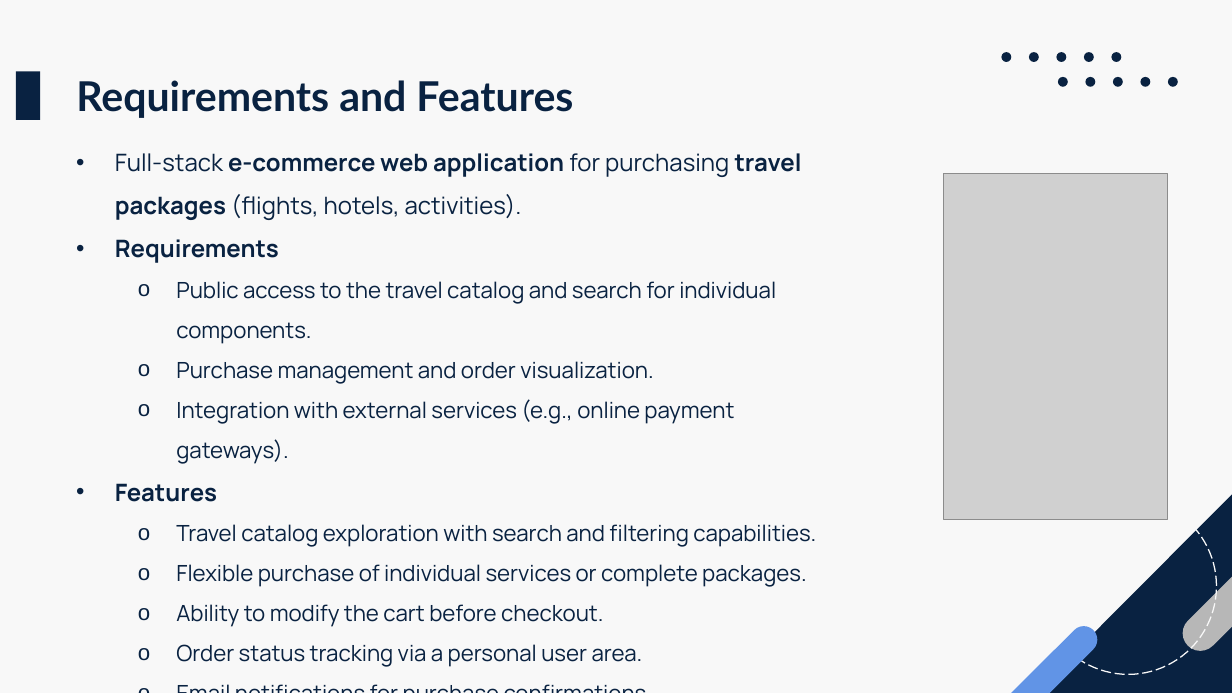
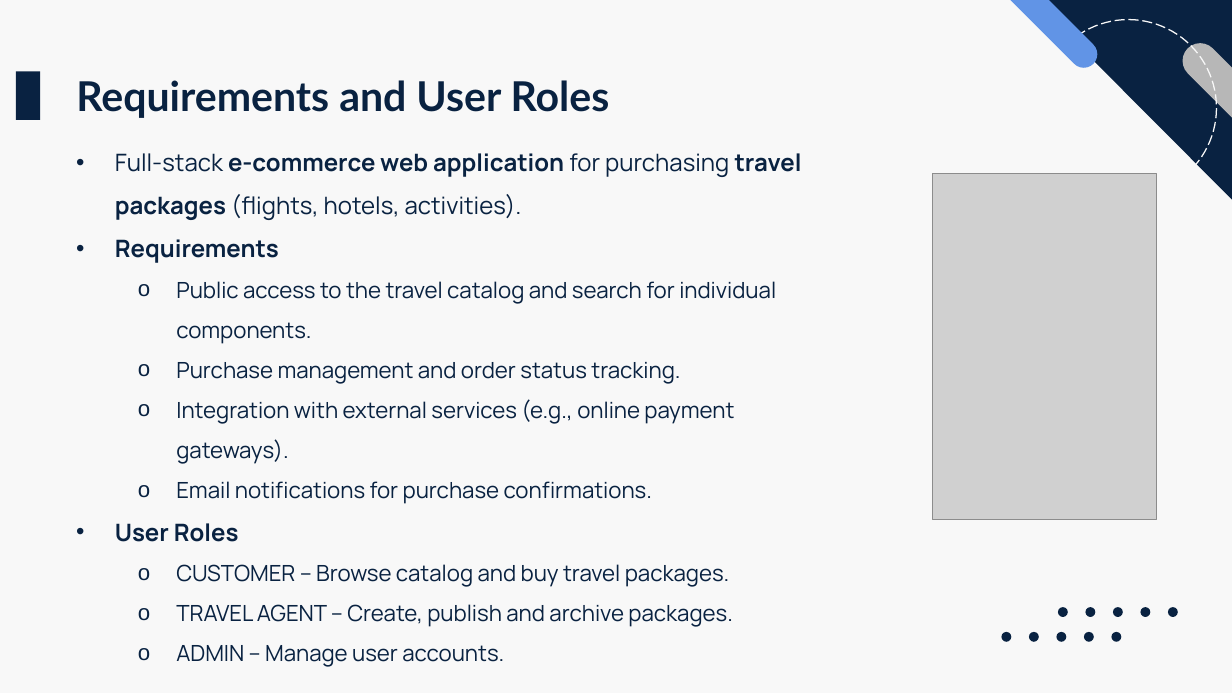
Before and after one commit to fede-palazz/smart-travel, a slide deck: slide 2 of thesis/presentation.pptx. Drawn at 1232x693 pixels with LibreOffice and Linux fonts; fonts in the diff are those of the drawing; grey boxes stand for pictures. Boxes give left, top, right and bottom in pixels: in the first picture for what was removed or moved away, otherwise in the second. Text is boxed around its words. In the diff, an @@ line names an element or a change of style, - is before the commit and + after.

```diff
--- a/thesis/presentation.pptx
+++ b/thesis/presentation.pptx
@@ rounded rectangle at (979, 0, 1103, 73): mirrored; rotation 315 to 45 degrees @@
@@ right triangle at (1032, 0, 1232, 208): mirrored; rotation 90 to 270 degrees @@
@@ mirrored in 11 elements at (1058, 607, 1068, 617), (1085, 607, 1095, 617), (1112, 607, 1122, 617), (1141, 607, 1151, 617), (1168, 607, 1178, 617), (1002, 632, 1011, 642), (1029, 632, 1039, 642), (1057, 632, 1067, 642), (1084, 632, 1094, 642), (1111, 632, 1121, 642), (1040, 20, 1216, 196) @@
@@ ellipse: place and size @@
-ellipse at (1040, 498, 1216, 674)
+ellipse at (1040, 20, 1216, 196)
@@ rounded rectangle at (1176, 35, 1232, 170): mirrored; rotation 315 to 45 degrees @@
@@ text at (76, 80, 610, 118): text changed @@
-Requirements and Features
+Requirements and User Roles
@@ picture: place and size @@
-picture at (944, 174, 1168, 520)
+picture at (933, 174, 1157, 520)
@@ text at (176, 362, 680, 383): text changed @@
-  o Purchase management and order visualization.
+  o Purchase management and order status tracking.
@@ text at (115, 483, 816, 667): paragraphs removed @@
-• Features
-  o Travel catalog exploration with search and filtering capabilities.
-  o Flexible purchase of individual services or complete packages.
-  o Ability to modify the cart before checkout.
-  o Order status tracking via a personal user area.
@@ text at (115, 523, 732, 627): paragraphs added @@
+• User Roles
+  o CUSTOMER – Browse catalog and buy travel packages.
+  o TRAVEL AGENT – Create, publish and archive packages.
+  o ADMIN – Manage user accounts.
@@ 5 ellipses: place and size @@
-5 ellipses at (1058, 76, 1178, 86)
+5 ellipses at (1058, 607, 1178, 617)
@@ 5 ellipses: place and size @@
-5 ellipses at (1002, 52, 1121, 62)
+5 ellipses at (1002, 632, 1121, 642)
```
Also in this commit, not shown: 3 other slides changed, 6 slides added, 2 slides removed.
